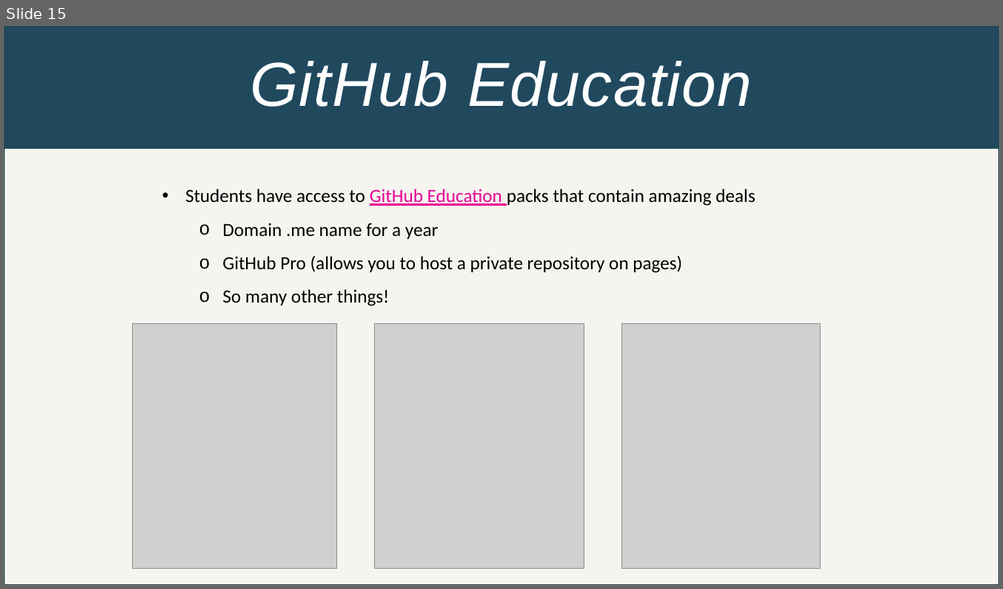
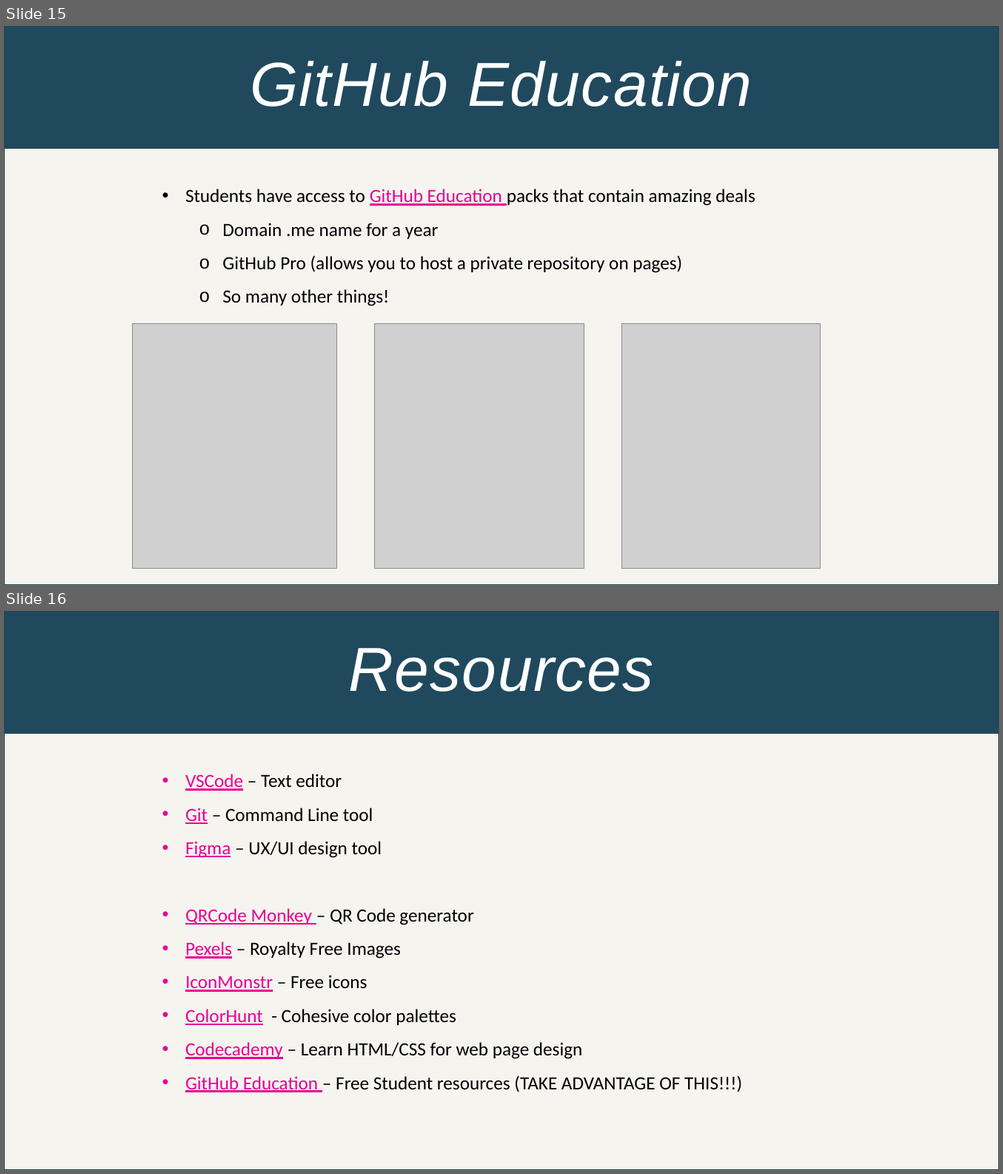
Before and after one commit to S-Gsell/PagesWorkshopPowerPoint, a slide deck: Boosting Your Resume with GitHub.pptx. Shown one above the other, each under a label of ours: slide 15 before the commit, slides 15 and 16 after it. The pictures are 1003x589 and 1003x1174 pixels, drawn with LibreOffice and Linux fonts; fonts in the diff are those of the drawing; grey boxes stand for pictures. Boxes give left, top, right and bottom in pixels: in the first picture for what was removed or moved away, otherwise in the second. Text is boxed around its words. In the diff, an @@ line names an element or a change of style, - is before the commit and + after.

Commit message:
Added resources slide at the end

```diff
--- a/Boosting Your Resume with GitHub.pptx
+++ b/Boosting Your Resume with GitHub.pptx
@@ slide 16 added at bbox=[4, 611, 999, 1170], background #F6F4EF; not listed: 1 template element that a slide beside it also shows @@
@@ rectangle added at bbox=[4, 611, 999, 1170], fill #F6F4EF, outline #1D4550 1 pt @@
@@ rectangle added at bbox=[4, 611, 999, 734], fill #20495E, outline #1D4550 1 pt @@
@@ text added at bbox=[349, 648, 654, 692], 60 pt, text #FFFFFF, italic @@
+Resources
@@ text added at bbox=[185, 774, 742, 1093], 18 pt, text #000000 @@
+• VSCode – Text editor
+• Git – Command Line tool
+• Figma – UX/UI design tool
+• QRCode Monkey – QR Code generator
+• Pexels – Royalty Free Images
+• IconMonstr – Free icons
+• ColorHunt - Cohesive color palettes
+• Codecademy – Learn HTML/CSS for web page design
+• GitHub Education – Free Student resources (TAKE ADVANTAGE OF THIS!!!)
```
Also in this commit, not shown: 2 slides changed.
